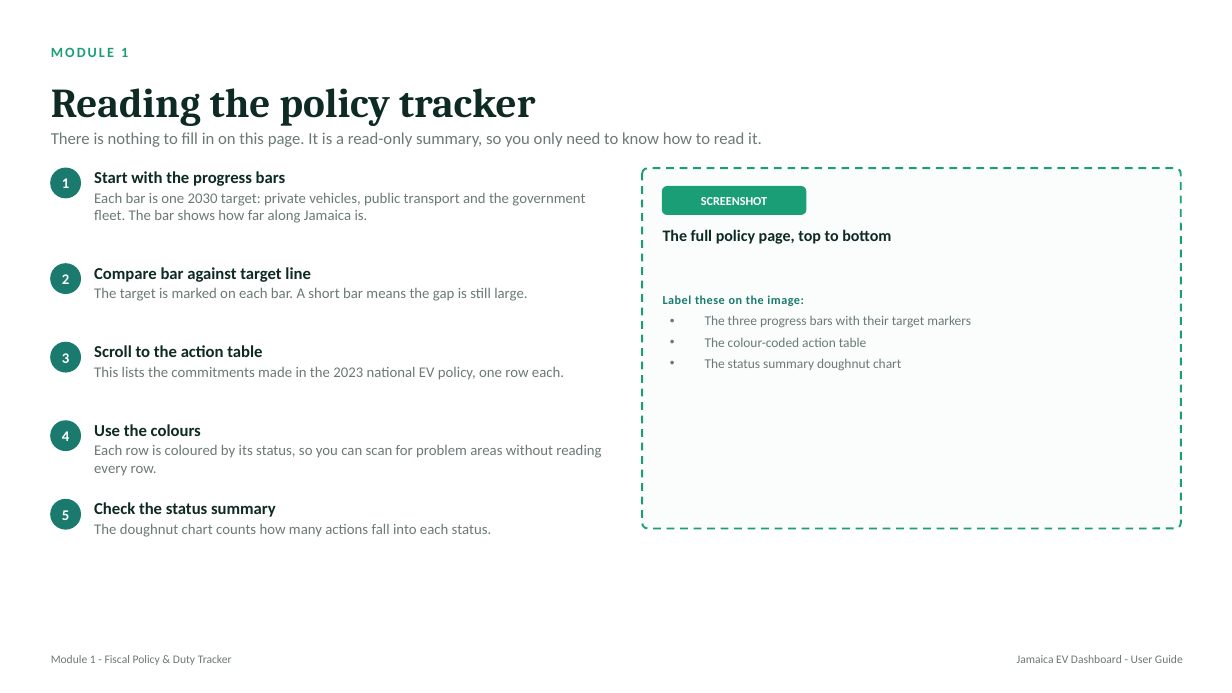
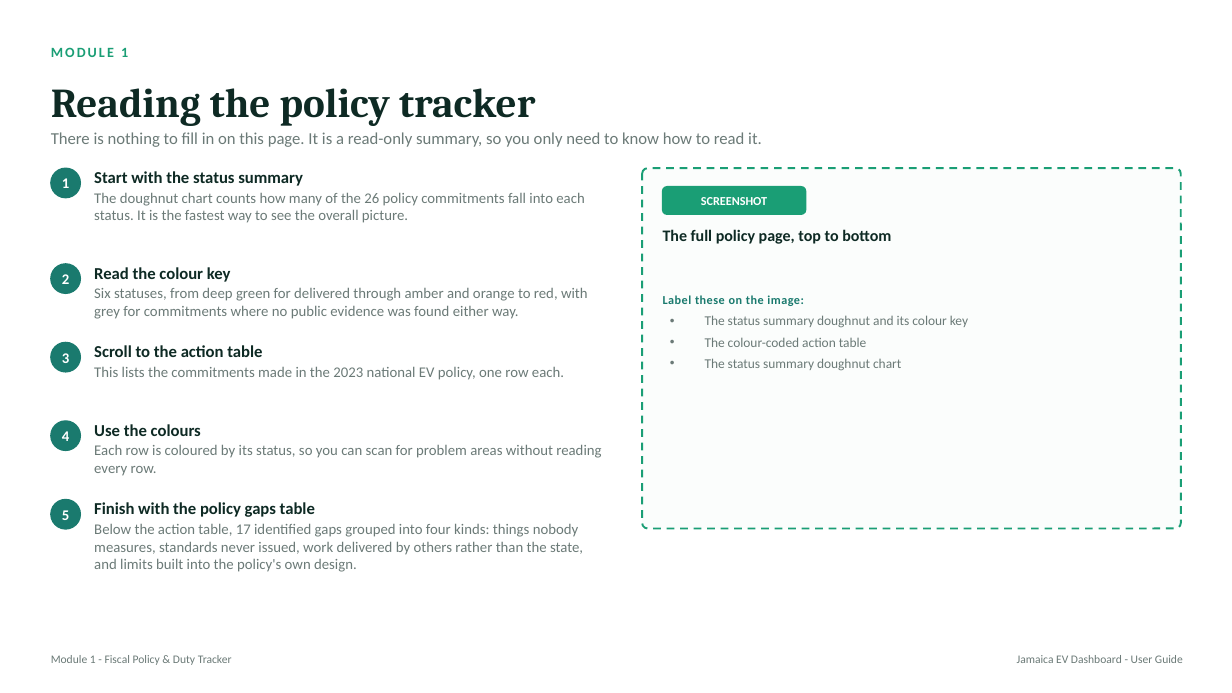
Before and after one commit to andsmart01-sketch/EV-Lab-UWI, a slide deck: slide 10 of docs/EV_Dashboard_User_Guide.pptx. Drawn at 1232x693 pixels with LibreOffice and Linux fonts; fonts in the diff are those of the drawing. Boxes give left, top, right and bottom in pixels: in the first picture for what was removed or moved away, otherwise in the second. Text is boxed around its words. In the diff, an @@ line names an element or a change of style, - is before the commit and + after.

```diff
--- a/docs/EV_Dashboard_User_Guide.pptx
+++ b/docs/EV_Dashboard_User_Guide.pptx
@@ text at <box>94,171,303,186</box>: text changed @@
-Start with the progress bars
+Start with the status summary
@@ text at <box>94,193,584,223</box>: text changed @@
-Each bar is one 2030 target: private vehicles, public transport and the government fleet. The bar shows how far along Jamaica is.
+The doughnut chart counts how many of the 26 policy commitments fall into each status. It is the fastest way to see the overall picture.
@@ text at <box>94,267,231,282</box>: text changed @@
-Compare bar against target line
+Read the colour key
@@ text at <box>94,288,588,319</box>: text changed @@
-The target is marked on each bar. A short bar means the gap is still large.
+Six statuses, from deep green for delivered through amber and orange to red, with grey for commitments where no public evidence was found either way.
@@ text at <box>705,315,968,327</box>: text changed @@
-• The three progress bars with their target markers
+• The status summary doughnut and its colour key
@@ text at <box>94,502,315,517</box>: text changed @@
-Check the status summary
+Finish with the policy gaps table
@@ text at <box>94,524,583,572</box>: text changed @@
-The doughnut chart counts how many actions fall into each status.
+Below the action table, 17 identified gaps grouped into four kinds: things nobody measures, standards never issued, work delivered by others rather than the state, and limits built into the policy's own design.
```
Also in this commit, not shown: 11 other slides changed, 3 other files.
